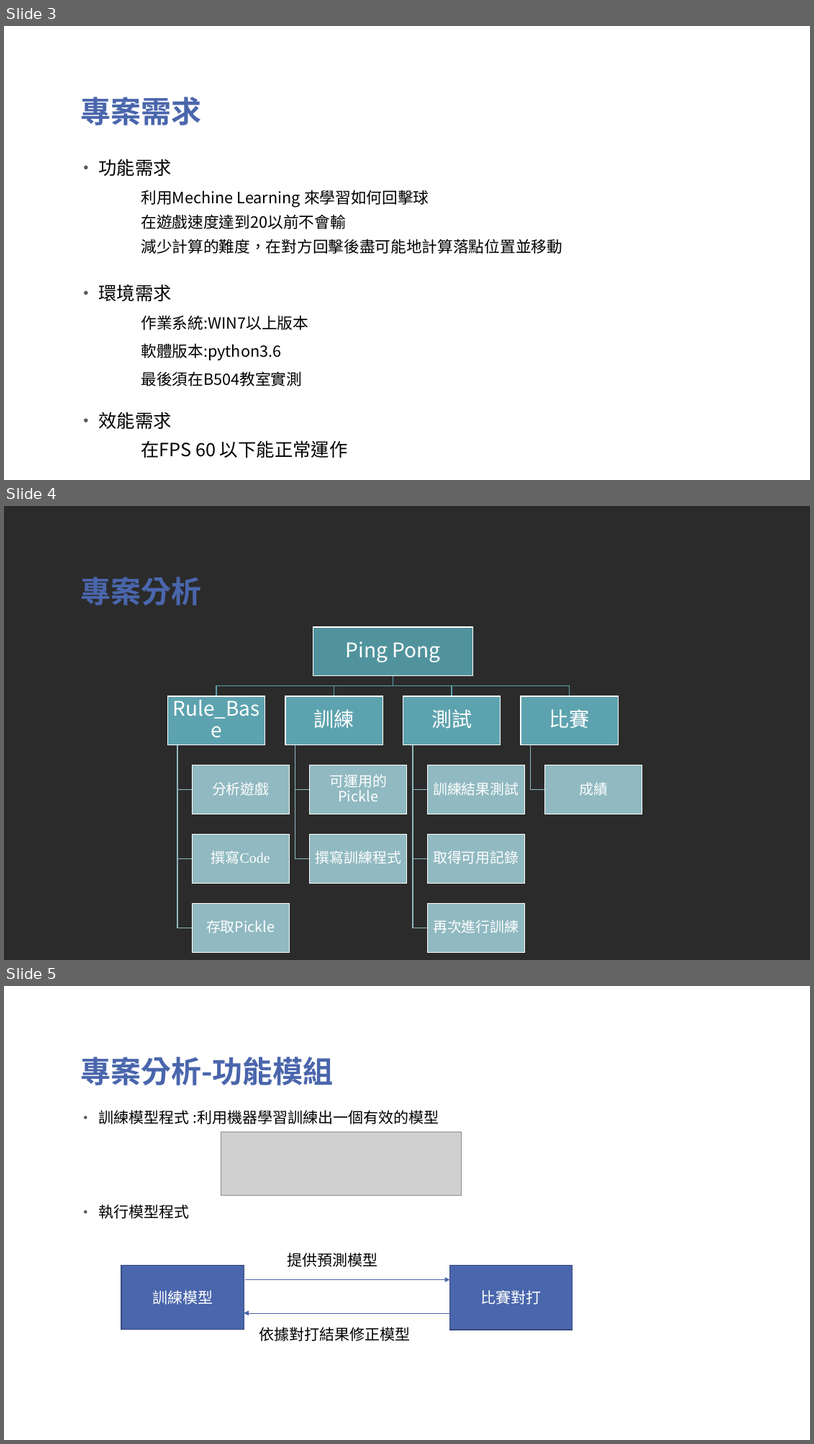
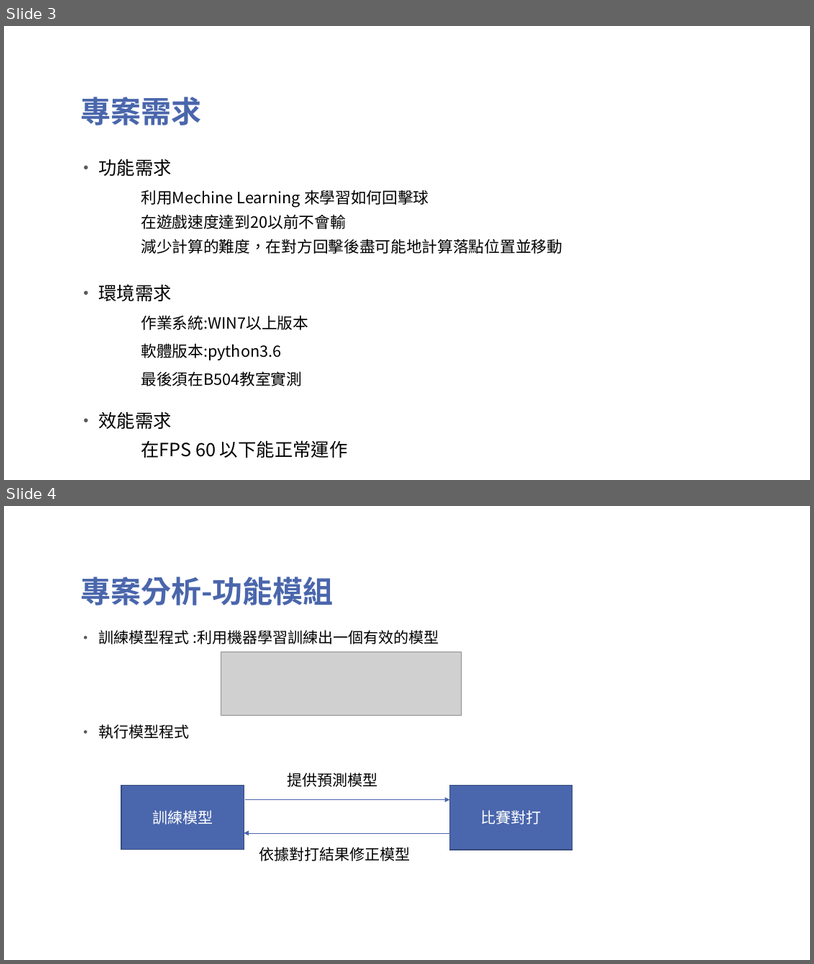
Before and after one commit to TsaiHaoWei/Machine-Learning, a slide deck: Finally project/Pingpong_第六組.pptx. Shown one above the other, each under a label of ours: slides 3, 4 and 5 before the commit, slides 3 and 4 after it. The pictures are 814x1444 and 814x964 pixels, drawn with LibreOffice and Linux fonts; fonts in the diff are those of the drawing; grey boxes stand for pictures; background and template pictures are left out; a plain dark background stands for a picture behind light text. Boxes give left, top, right and bottom in pixels: in the first picture for what was removed or moved away, otherwise in the second. Text is boxed around its words. In the diff, an @@ line names an element or a change of style, - is before the commit and + after.

```diff
--- a/Finally project/Pingpong_第六組.pptx
+++ b/Finally project/Pingpong_第六組.pptx
@@ slide 4 removed at box(4, 506, 810, 960), background picture (left out) @@
@@ title removed at box(80, 577, 201, 605) @@
-專案分析
@@ group removed at box(168, 627, 643, 952): 14 rectangles, 14 texts, 13 freeform shapes @@
-Ping Pong
-Rule_Base
-分析遊戲
-撰寫Code
-存取Pickle
-訓練
-可運用的Pickle
-撰寫訓練程式
-測試
-訓練結果測試
-取得可用記錄
-再次進行訓練
-比賽
-成績
@@ what was slide 5 is now slide 4 @@
```
Also in this commit, not shown: 1 slide changed, 3 slides added.
